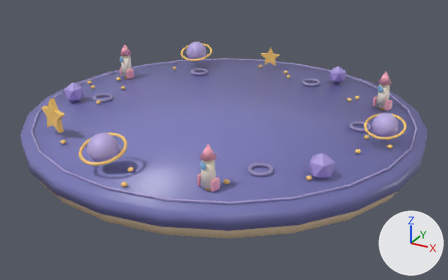
The glTF model examples/word-rocket/public/models/world.glb, before and after one commit.
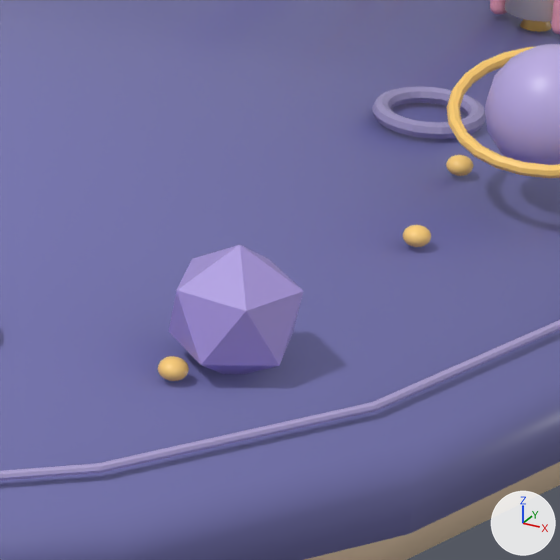
The first picture shows the older version from a 50 mm lens placed at (6.88, -12.51, 5.5), pointed at (0.15, -0.27, -0.62). The close-ups show the older and then the newer version on the part from 61% to 86% of the width and 37% to 77% of the height of that picture. Only the edits that show in the close-ups are written down. Every picture has the same lights, and +X, +Y and +Z are marked at lower right.
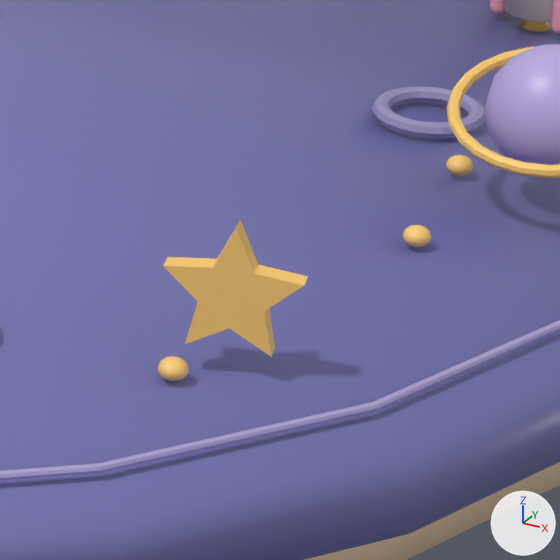
Location of each change, [x1, y1, x2, y2] in pixels of the close-ups (560 x 560 px):
'gem.003', deleted (purple)
    before: [168, 245, 304, 374]
'star.005', added (orange)
    after: [163, 220, 308, 357]

The change, as a list of edits to the scene's bpy script:
```text
Remove ob_gem_003:
    ob_gem_003 = bpy.data.objects.new('gem.003', me_icosphere)
    ob_gem_003.location = (3.323, -2.136, 0.0)
    ob_gem_003.rotation_euler = (0.0, 0.0, 0.174)  # degrees (0, 0, 10)
    ob_gem_003.scale = (0.715, 0.715, 0.715)
Add ob_star_005:
    ob_star_005 = bpy.data.objects.new('star.005', me_star)
    ob_star_005.location = (3.323, -2.136, 0.0)
    ob_star_005.rotation_euler = (0.0, 0.0, 0.174)  # degrees (0, 0, 10)
    ob_star_005.scale = (0.715, 0.715, 0.715)
```
